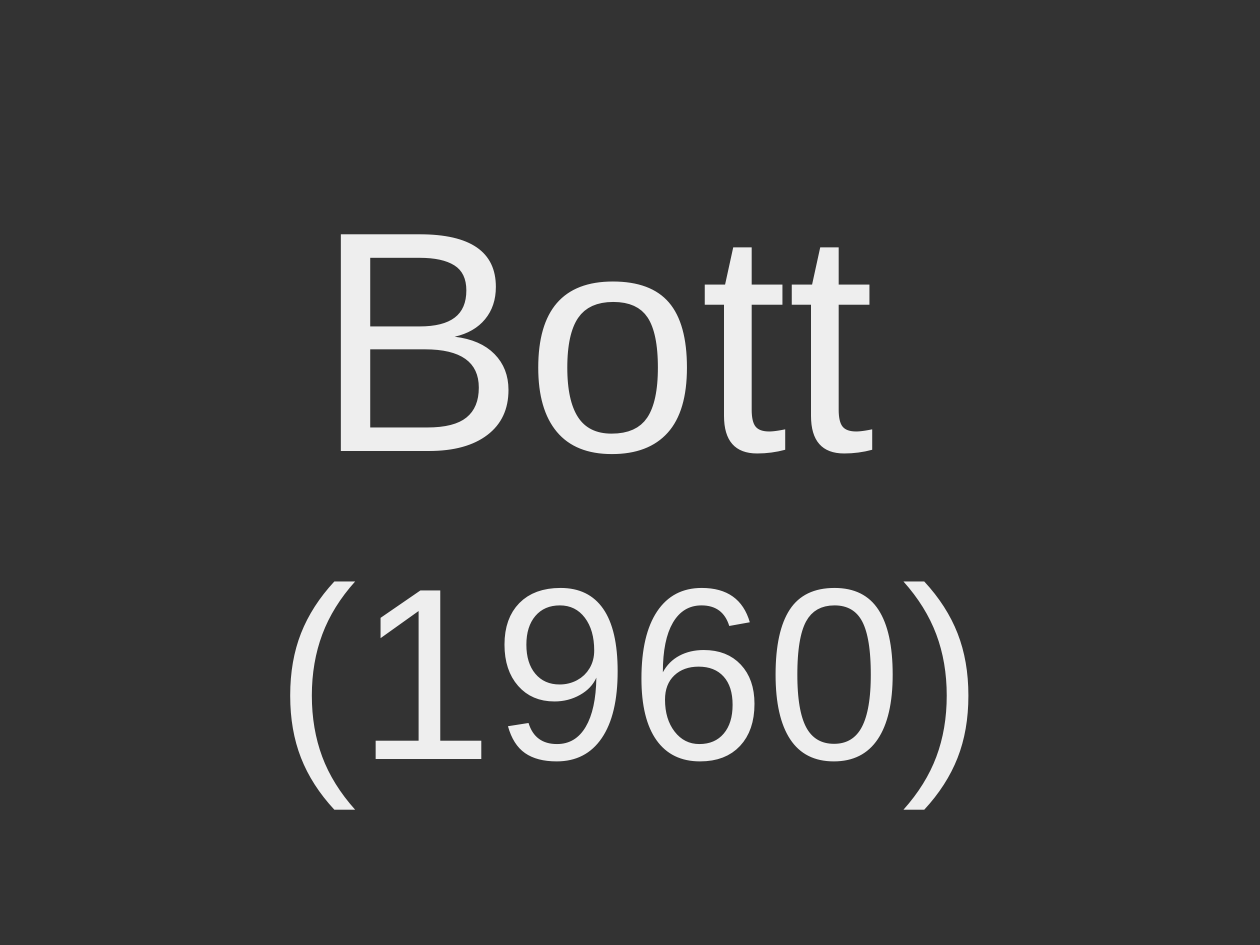
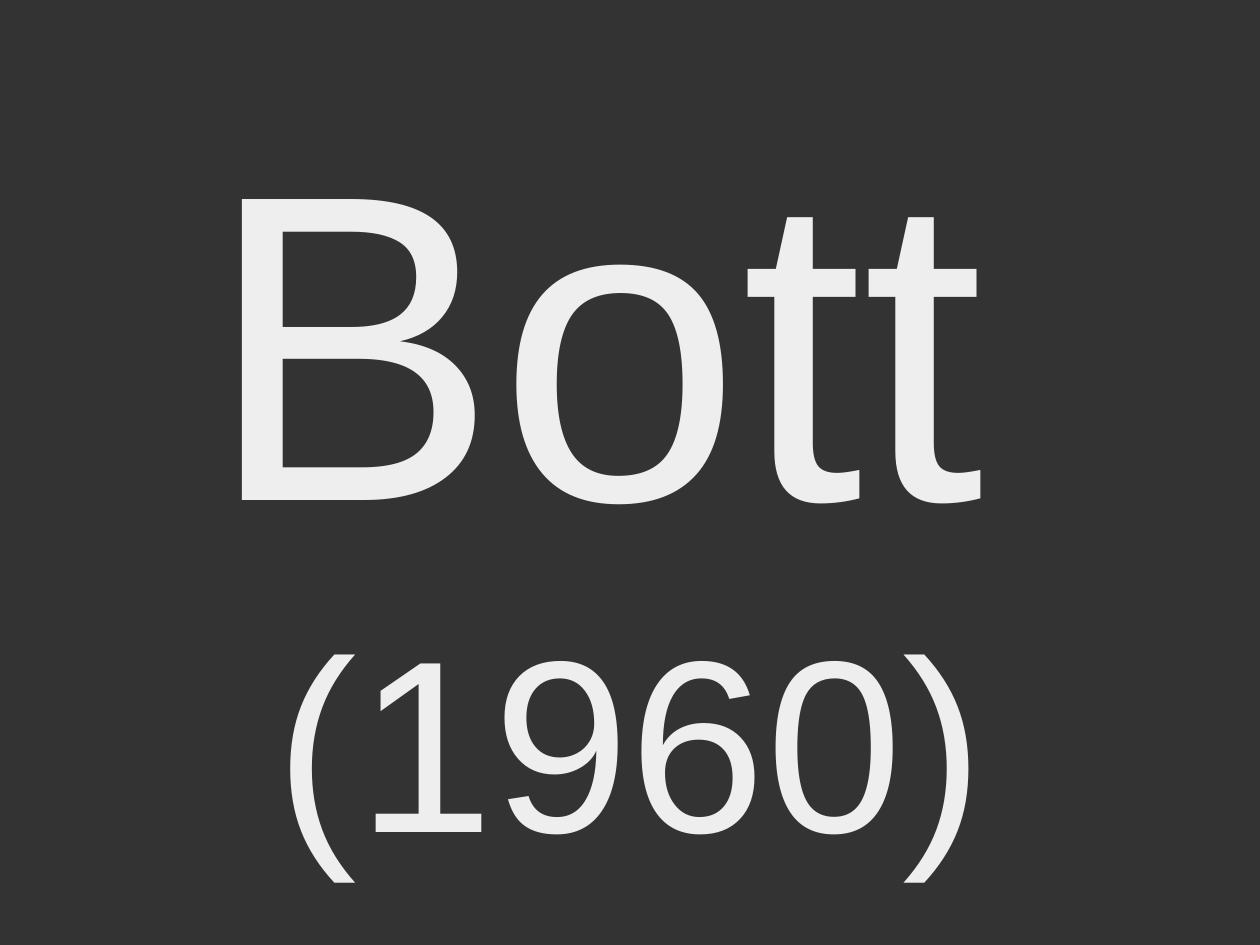
Before and after one commit to leouieda/seminario-on-2015, a slide deck: slide 43 of seminario-2015-leonardo-uieda.odp (slide 39 before the commit). Drawn at 1260x945 pixels with LibreOffice and Linux fonts; fonts in the diff are those of the drawing. Boxes give left, top, right and bottom in pixels: in the first picture for what was removed or moved away, otherwise in the second. Text is boxed around its words. In the diff, an @@ line names an element or a change of style, - is before the commit and + after.

```diff
--- a/seminario-2015-leonardo-uieda.odp
+++ b/seminario-2015-leonardo-uieda.odp
@@ title "Bott (1960)" moved from (x1=276, y1=234, x2=984, y2=802) to (x1=207, y1=199, x2=984, y2=875) @@
@@ title "Bott (1960)" at (x1=207, y1=199, x2=984, y2=875): size 180 to 250 pt in "Bott" @@
```
Also in this commit, not shown: 8 other slides changed, 4 slides added, 1 other file.
